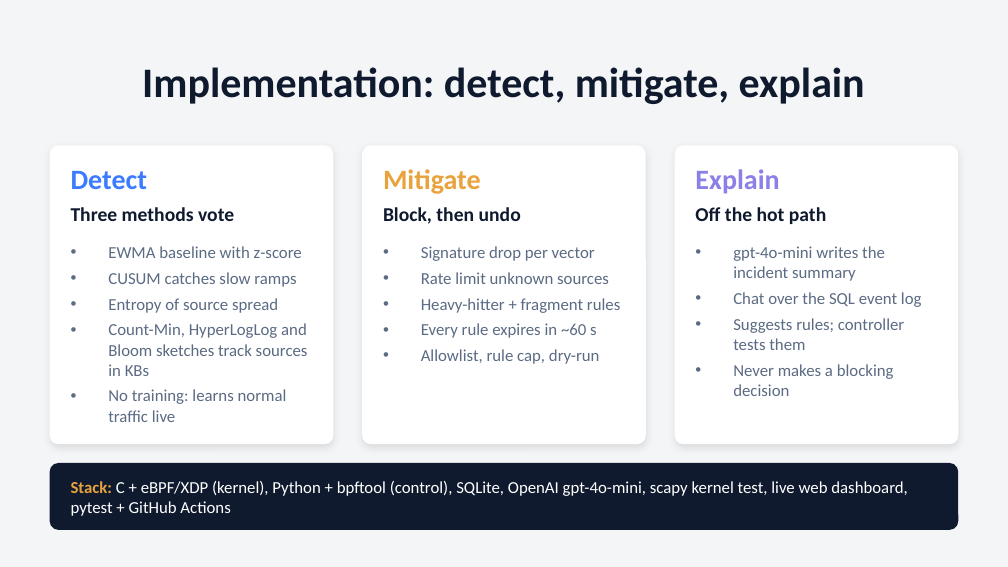
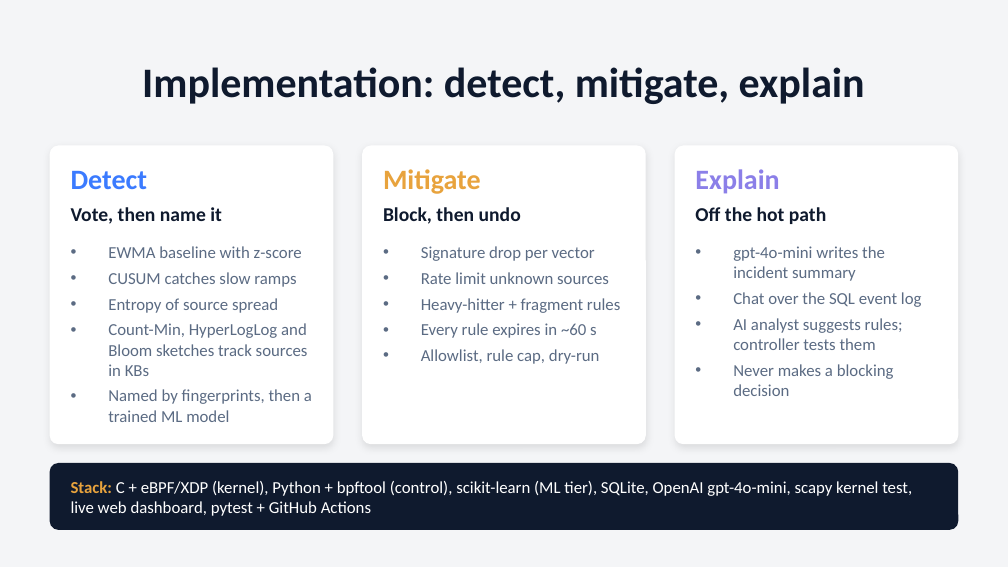
Before and after one commit to SushrithKbtech/shieldwall, a slide deck: slide 5 of docs/ShieldWall_presentation.pptx. Drawn at 1008x567 pixels with LibreOffice and Linux fonts; fonts in the diff are those of the drawing. Boxes give left, top, right and bottom in pixels: in the first picture for what was removed or moved away, otherwise in the second. Text is boxed around its words. In the diff, an @@ line names an element or a change of style, - is before the commit and + after.

Commit message:
Finish the three-tier cascade: SYN-ACK mitigation, ML on real captures, live analyst
- Kernel: count SYN-ACKs and match them in a rule (RULE_SYNACK); the controller rate-limits
  SYN-ACK reflection from unknown sources. ML-named attacks now map to the same rules as
  fingerprinted ones, so an attack the ML tier names is actually blocked.
- ML tier: features the live kernel path can provide (SYN-ACK share replaces destination-port
  entropy), shieldwall ml-train with real-capture scoring and a window cache, confidence-aware
  results; the shipped model learns from simulated traffic only (training on the development
  captures did worse on the held-out ones, both reported). Pinned to scikit-learn 1.7.2.
- Tier 3: packet sampler so the analyst runs under shieldwall live; analyst field guide, null-text
  parsing, heuristic prefers reflection evidence over blocking a public resolver;
  shieldwall analyst-eval (gpt-4o-mini vs heuristic).
- Results: held-out rerun (SYN-ACK now named and blocked), SYN-ACK capture through the real
  kernel, 200-trial metrics with and without the ML tier, analyst evaluation.
- Tests for the ML tier, cascade routing and analyst; CI runs them with and without the model.
- Dashboard, README, talk script, runbook and slides updated.

```diff
--- a/docs/ShieldWall_presentation.pptx
+++ b/docs/ShieldWall_presentation.pptx
@@ text at [71, 207, 222, 224]: text changed @@
-Three methods vote
+Vote, then name it
@@ text at [733, 318, 903, 350]: text changed @@
-• Suggests rules; controller tests them
+• AI analyst suggests rules; controller tests them
@@ text at [108, 389, 312, 422]: text changed @@
-• No training: learns normal traffic live
+• Named by fingerprints, then a trained ML model
@@ text at [71, 481, 912, 516]: text changed @@
-Stack: C + eBPF/XDP (kernel), Python + bpftool (control), SQLite, OpenAI gpt-4o-mini, scapy kernel test, live web dashboard, pytest + GitHub Actions
+Stack: C + eBPF/XDP (kernel), Python + bpftool (control), scikit-learn (ML tier), SQLite, OpenAI gpt-4o-mini, scapy kernel test, live web dashboard, pytest + GitHub Actions
```
Also in this commit, not shown: 4 other slides changed, 48 other files.
